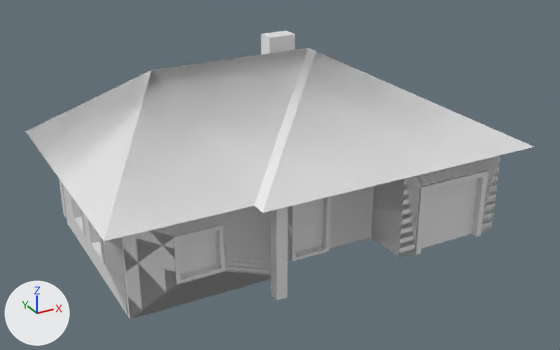
The glTF model assets/golden_scene/city_v20/family_house_00.glb, before and after one commit.
The view is the same before and after, from a camera (50 mm lens) standing at (-3.33, -6.18, 3.62) and looking at (-0.01, -0.15, 0.61). Every picture has the same lights, and +X, +Y and +Z are marked at lower left. The older version comes first. Where no turn or scale is listed for an object, it has been applied to the vertices.

In view in the first picture: 'house1_baked_Cube.029'.
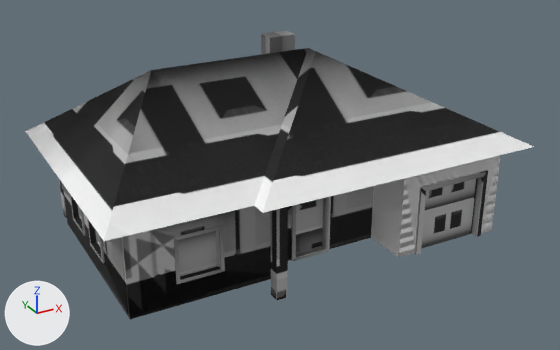
The newer file is also turned or shifted as a whole; pictures and numbers use the older file's frame.

Boxes (x1, y1, x2, y2) around the edits, measured in the pictures (560 x 350 px):
```json
{"object": "house1_baked_Cube.029", "change": "recoloured", "before": [25, 31, 533, 319], "after": [25, 31, 533, 319], "on screen": "white to grey"}
```

Edits to the scene script, one JSON object a line:
```json
{"op": "add", "block": "img_ao_house1", "code": ["img_ao_house1 = load_image('ao_house1', '_unpacked/ao_house1', 512, 512, 'sRGB')"]}
{"op": "add", "block": "mat_v20baked", "code": ["mat_v20baked = principled_material('V20Baked')", "mat_v20baked.texture = img_ao_house1", "mat_v20baked.roughness = 0.76"]}
{"block": "me_house1_baked_cube_029", "where": "me_house1_baked_cube_029.from_pydata(...)  # 315 vertices, 518 faces; spans x -2.02..2.09, y -1.33..1.4, z -0.56..1.3"}
{"op": "add", "block": "me_house1_baked_cube_029", "code": "me_house1_baked_cube_029.materials.append(mat_v20baked)  # picture img_ao_house1"}
```
